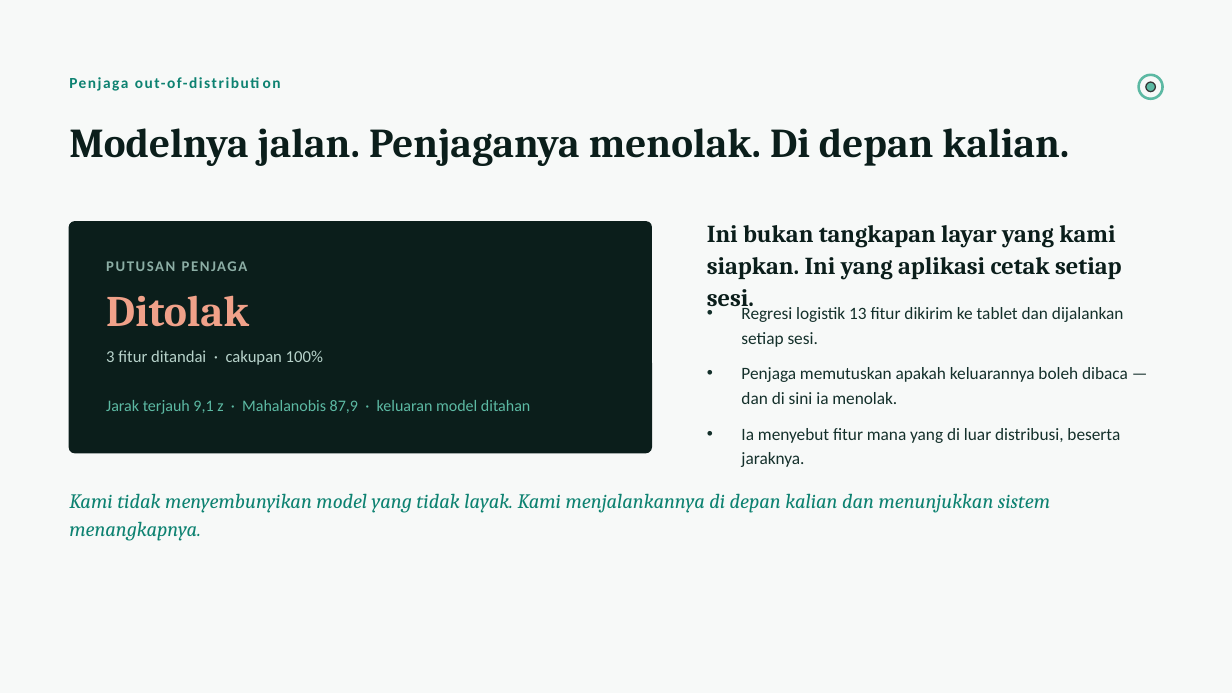
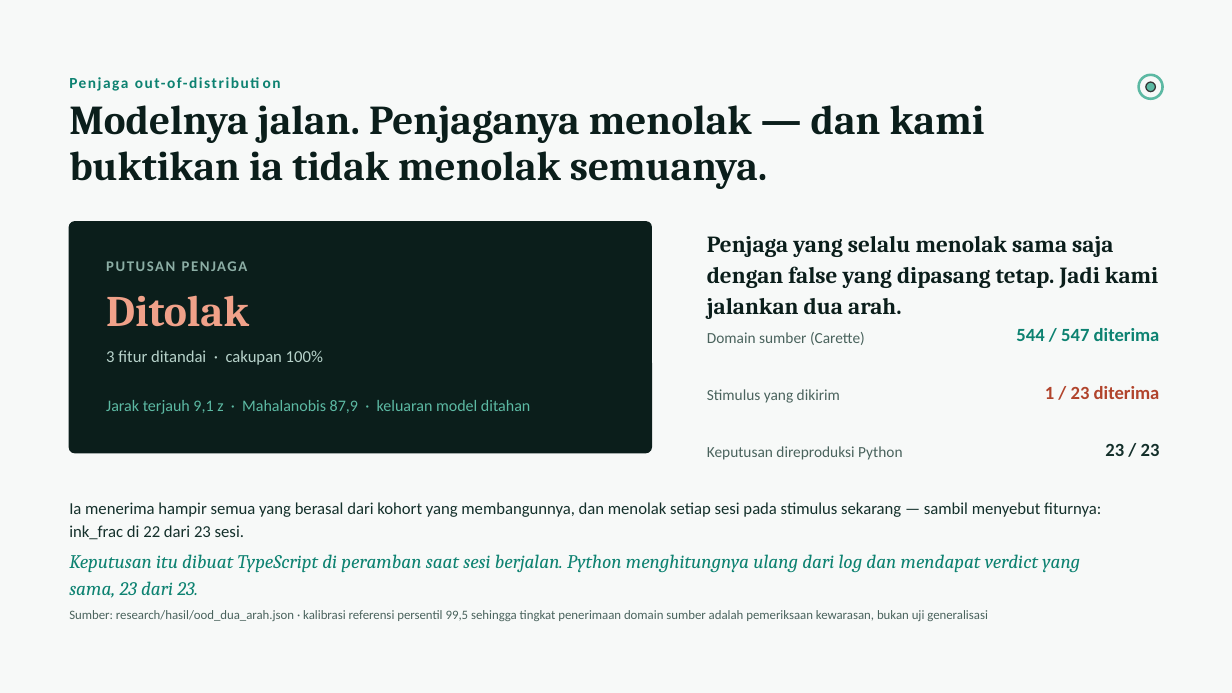
Before and after one commit to raphaeladikara/Dataton_Project_Rizzz, a slide deck: slide 8 of deck/Neurogaze-Pitch-Deck.pptx. Drawn at 1232x693 pixels with LibreOffice and Linux fonts; fonts in the diff are those of the drawing. Boxes give left, top, right and bottom in pixels: in the first picture for what was removed or moved away, otherwise in the second. Text is boxed around its words. In the diff, an @@ line names an element or a change of style, - is before the commit and + after.

Commit message:
feat: close the eight gaps the judge review opened
Layer 2 of the referral model ran on published child data and the audit
rejected it, which is the most useful thing that happened here. Cilia et al.
2022 (CC BY 4.0, 59 children, 2.25M rows) gives labelled children without
recording any ourselves. Indices are computed in behaviour space rather than
pixel space, four audits were written with their rejection criteria before the
fit ran, and two failed. The decisive one: a baseline carrying no behavioural
feature at all reaches OOF AUC 0.905 against the index model's 0.784, and
tracking ratio alone reaches 0.853 while cue following sits at 0.504. On that
dataset, how well the tracker held a child predicts the label better than what
the child looked at. Weights not promoted; the rejection is the result.

The OOD guard now demonstrates both directions. It accepts 544 of 547
source-domain vectors and 1 of 23 sessions on the shipped stimulus, and Python
reproduces all 23 browser verdicts from the stored feature values. The
source-domain rate is stated as a sanity check, since the reference is
calibrated at that cohort's 99.5th percentile.

Referral load is now expressed as multiples of the shipped operating point,
so the practitioner interview's "three times" question and the arms are in the
same unit. The 0.92-sensitivity arm is 38.3x.

The first practitioner interview is written up. It validated the problem, not
the instrument, moved no number, and found one thing we had missed: the report
named where to take the result without naming who accompanies the caregiver.
That section changed, and the caregiver layer now carries a plain-language
certainty statement. Attribution consent is not on record, so every surface
names the role only.

Stage changes: /perbandingan puts the discrimination proof on one screen from
the published evidence without recomputing it, and a presenter-facing mirror
fills the 67 silent seconds. The mirror is gated on isStageDemo alone and a
test holds that shut.

Also: the deck no longer calls 56 months an Indonesian figure or frames
deployment as a toddler-data collection mechanism, the readiness table on
/validation no longer overflows its card, docs/daftar_klaim.md is generated by
a script that fails when a pitch number stops matching its evidence file, and
the paper is recompiled with the new sections.

```diff
--- a/deck/Neurogaze-Pitch-Deck.pptx
+++ b/deck/Neurogaze-Pitch-Deck.pptx
@@ text at (x1=69, y1=105, x2=985, y2=189): text changed @@
-Modelnya jalan. Penjaganya menolak. Di depan kalian.
+Modelnya jalan. Penjaganya menolak — dan kami buktikan ia tidak menolak semuanya.
@@ text at (x1=707, y1=236, x2=1158, y2=319): text changed; size 19 to 18 pt @@
-Ini bukan tangkapan layar yang kami siapkan. Ini yang aplikasi cetak setiap sesi.
+Penjaga yang selalu menolak sama saja dengan false yang dipasang tetap. Jadi kami jalankan dua arah.
@@ text added at (x1=1016, y1=328, x2=1160, y2=341), 14.5 pt, text #0D8271, bold @@
+544 / 547 diterima
@@ text at (x1=707, y1=332, x2=865, y2=345): text changed; size 13.5 to 12 pt; text colour #14302B to #4A635D @@
-• Regresi logistik 13 fitur dikirim ke tablet dan dijalankan setiap sesi.
-• Penjaga memutuskan apakah keluarannya boleh dibaca — dan di sini ia menolak.
-• Ia menyebut fitur mana yang di luar distribusi, beserta jaraknya.
+Domain sumber (Carette)
@@ text added at (x1=707, y1=389, x2=840, y2=403), 12 pt, text #4A635D @@
+Stimulus yang dikirim
@@ text added at (x1=1045, y1=386, x2=1160, y2=399), 14.5 pt, text #B1442C, bold @@
+1 / 23 diterima
@@ text added at (x1=707, y1=446, x2=902, y2=460), 12 pt, text #4A635D @@
+Keputusan direproduksi Python
@@ text added at (x1=1105, y1=444, x2=1160, y2=456), 14.5 pt, text #14302B, bold @@
+23 / 23
@@ text removed at (x1=69, y1=493, x2=1050, y2=541) @@
-Kami tidak menyembunyikan model yang tidak layak. Kami menjalankannya di depan kalian dan menunjukkan sistem menangkapnya.
@@ text added at (x1=69, y1=502, x2=1101, y2=540), 13 pt, text #14302B @@
+Ia menerima hampir semua yang berasal dari kohort yang membangunnya, dan menolak setiap sesi pada stimulus sekarang — sambil menyebut fiturnya: ink_frac di 22 dari 23 sesi.
@@ text added at (x1=69, y1=554, x2=1080, y2=598), 15 pt, text #0D8271, italic @@
+Keputusan itu dibuat TypeScript di peramban saat sesi berjalan. Python menghitungnya ulang dari log dan mendapat verdict yang sama, 23 dari 23.
@@ text added at (x1=69, y1=610, x2=988, y2=621), 10 pt, text #4A635D @@
+Sumber: research/hasil/ood_dua_arah.json · kalibrasi referensi persentil 99,5 sehingga tingkat penerimaan domain sumber adalah pemeriksaan kewarasan, bukan uji generalisasi
```
Also in this commit, not shown: 4 other slides changed, 1 slide added, 1 slide removed, 34 other files.
